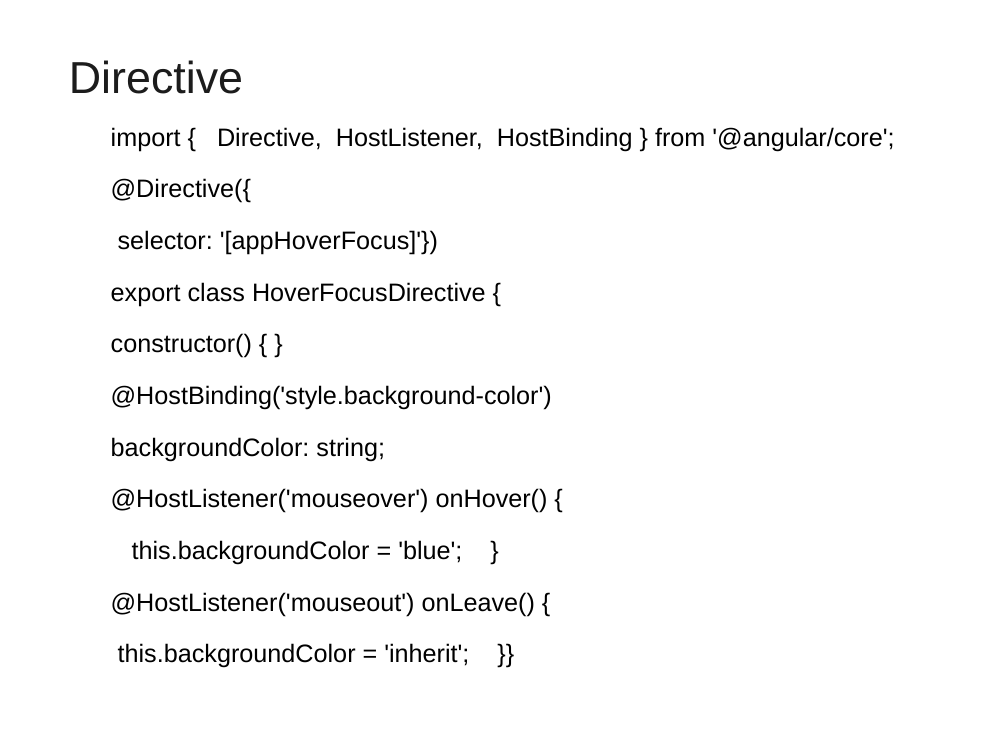
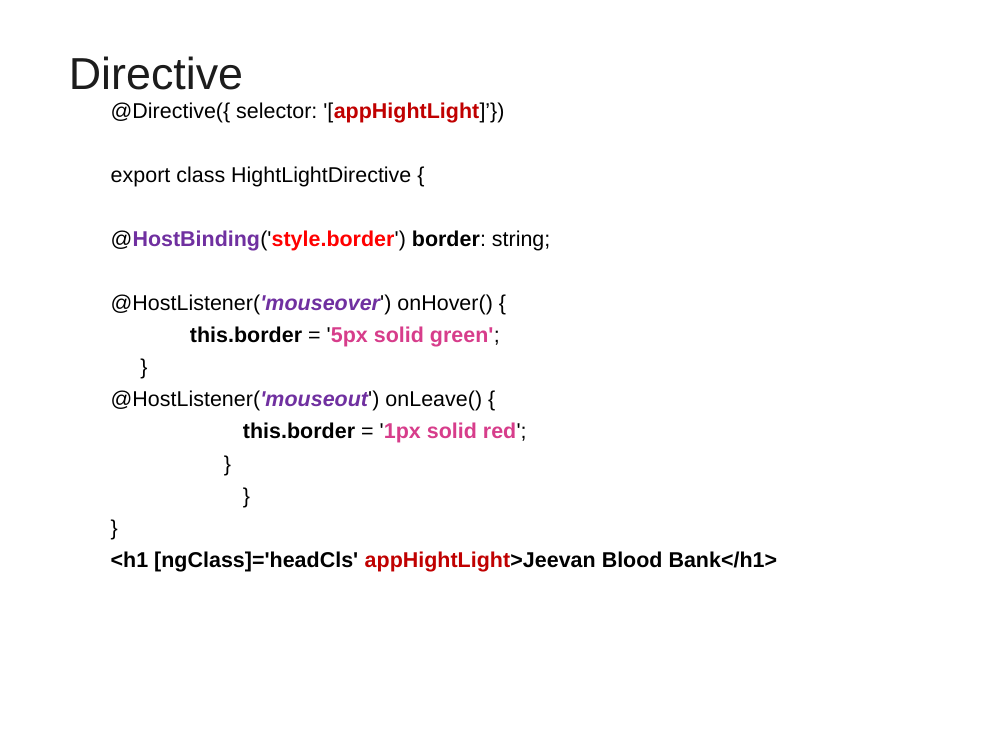
Before and after one commit to vatsank/angularExample, a slide deck: slide 147 of Angular_Module01.ppt (slide 156 before the commit). Drawn at 1008x756 pixels with LibreOffice and Linux fonts; fonts in the diff are those of the drawing; background and template pictures are left out. Boxes give left, top, right and bottom in pixels: in the first picture for what was removed or moved away, otherwise in the second. Text is boxed around its words. In the diff, an @@ line names an element or a change of style, - is before the commit and + after.

```diff
--- a/Angular_Module01.ppt
+++ b/Angular_Module01.ppt
@@ title "Directive": place and size @@
-title "Directive" at box(69, 60, 243, 94)
+title "Directive" at box(69, 56, 243, 90)
@@ text "@Directive({ selector: '[appHightLight]’})": place and size @@
-text "@Directive({ selector: '[appHightLight]’})" at box(111, 127, 894, 668)
+text "@Directive({ selector: '[appHightLight]’})" at box(111, 102, 778, 572)
@@ text at box(111, 102, 550, 251): text changed; size 18 to 15.3 pt @@
-  import { Directive, HostListener, HostBinding } from '@angular/core';
-  @Directive({
-  selector: '[appHoverFocus]'})
-  export class HoverFocusDirective {
-  constructor() { }
-  @HostBinding('style.background-color')
-  backgroundColor: string;
+  @Directive({ selector: '[appHightLight]’})
+  export class HightLightDirective {
+  @HostBinding('style.border') border: string;
@@ text at box(111, 294, 492, 411): size 18 to 15.3 pt in "@HostListener('mouseover') onHover() {", "@HostListener('mouseout') onLeave() {"; text colour #000000 to #7030A0, bold on, italic on in "@HostListener('mouseover')", "@HostListener('mouseout')"; line spacing 1.5 to 1 @@
@@ text at box(190, 326, 500, 347): text changed; size 18 to 15.3 pt; bold on @@
-  this.backgroundColor = 'blue'; }
+  this.border = '5px solid green';
+  }
@@ text at box(111, 422, 778, 572): text changed; size 18 to 15.3 pt; bold on @@
-  this.backgroundColor = 'inherit'; }}
+  this.border = '1px solid red';
+  }
+  }
+  }
+  <h1 [ngClass]='headCls' appHightLight>Jeevan Blood Bank</h1>
```
Also in this commit, not shown: 23 other slides changed, 4 slides added, 11 slides removed, 1 other file.
